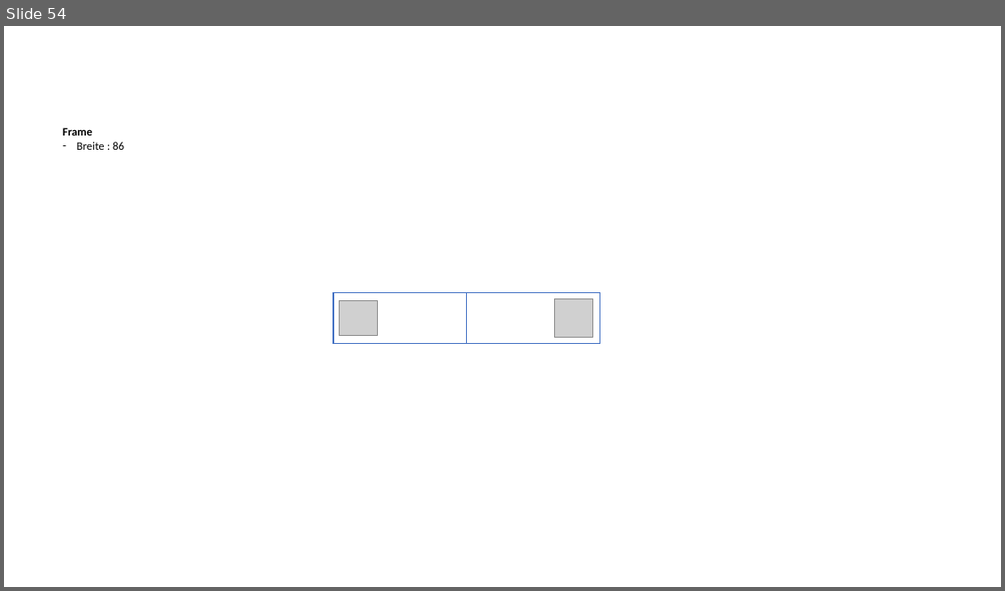
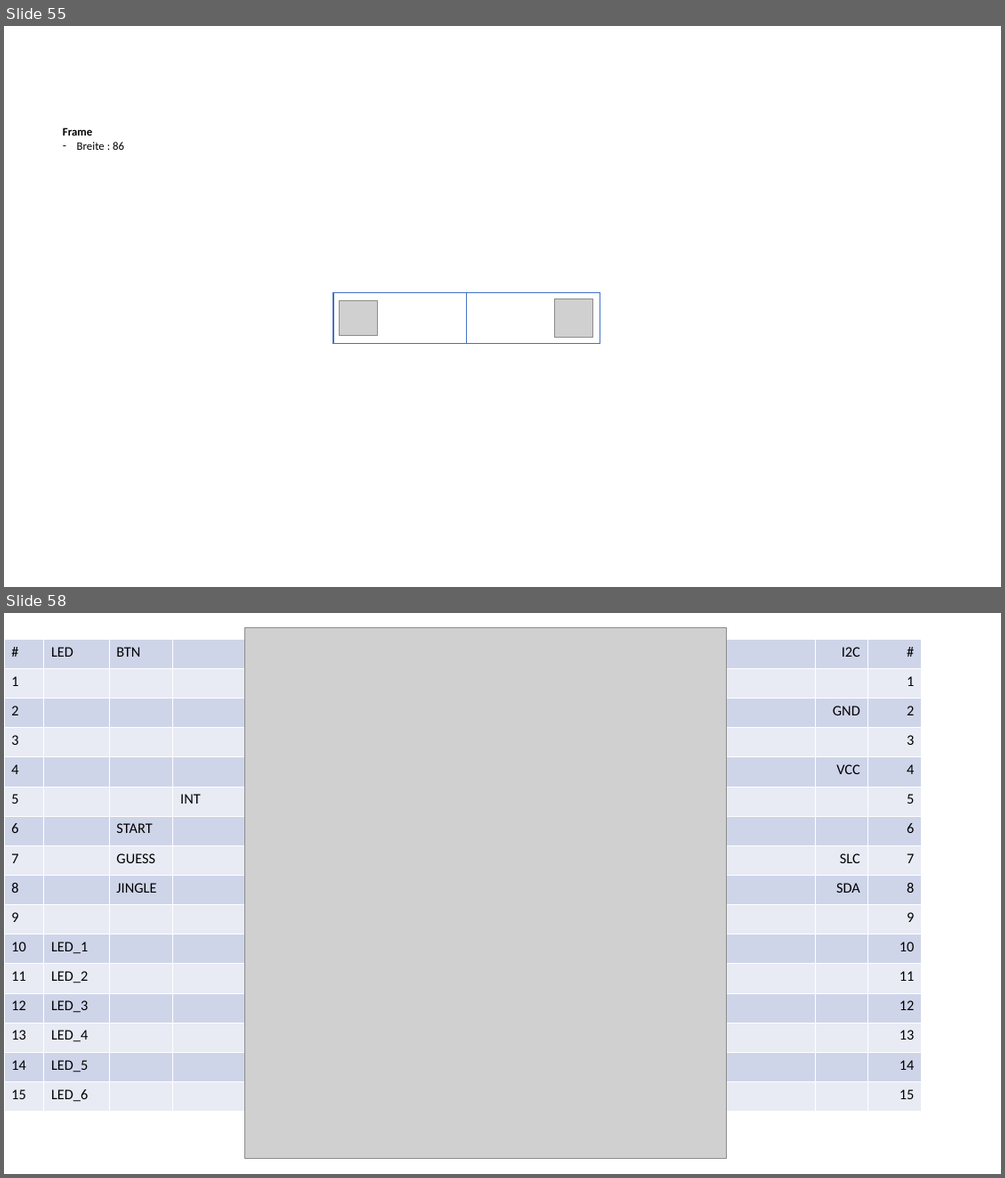
Before and after one commit to jeskes/activityboard, a slide deck: Activityboard.pptx. Shown one above the other, each under a label of ours: slide 54 before the commit, slides 55 and 58 after it; the slides between them are not shown. The pictures are 1005x591 and 1005x1178 pixels, drawn with LibreOffice and Linux fonts; fonts in the diff are those of the drawing; grey boxes stand for pictures. Boxes give left, top, right and bottom in pixels: in the first picture for what was removed or moved away, otherwise in the second. Text is boxed around its words. In the diff, an @@ line names an element or a change of style, - is before the commit and + after.

```diff
--- a/Activityboard.pptx
+++ b/Activityboard.pptx
@@ slide 58 added at [4, 613, 1001, 1174], background #FFFFFF @@
@@ table added at [4, 639, 922, 1111], 16 rows, 6 columns @@
+# | LED | BTN |  | I2C | #
+1 |  |  |  |  | 1
+2 |  |  |  | GND | 2
+3 |  |  |  |  | 3
+4 |  |  |  | VCC | 4
+5 |  |  | INT |  | 5
+6 |  | START |  |  | 6
+7 |  | GUESS |  | SLC | 7
+8 |  | JINGLE |  | SDA | 8
+9 |  |  |  |  | 9
+10 | LED_1 |  |  |  | 10
+11 | LED_2 |  |  |  | 11
+12 | LED_3 |  |  |  | 12
+13 | LED_4 |  |  |  | 13
+14 | LED_5 |  |  |  | 14
+15 | LED_6 |  |  |  | 15
@@ picture added at [245, 628, 726, 1159] @@
@@ what was slide 54 is now slide 55 @@
```
Also in this commit, not shown: 2 slides changed, 6 other slides added, 33 other files.
